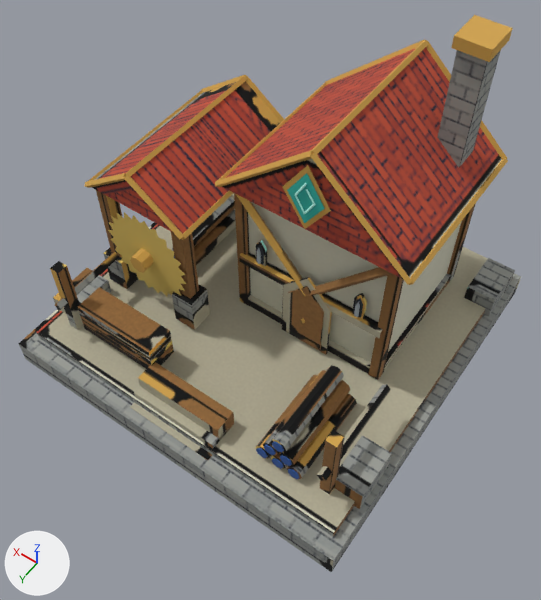
What one commit did to the FBX model client/Assets/Resources/Models/City3D/Sawmill_1.fbx.
Camera for both pictures: a 50 mm lens placed at (-0.716, 1.041, 1.732), pointed at (-0.076, 0.145, 0.323). Lighting does not change. The marker at lower left points along +X, +Y and +Z. The first picture is the older version. Where no turn or scale is listed for an object, it has been applied to the vertices. Vertices at exactly the same position are counted once.

In view in the first picture: 'Sawmill_1'.
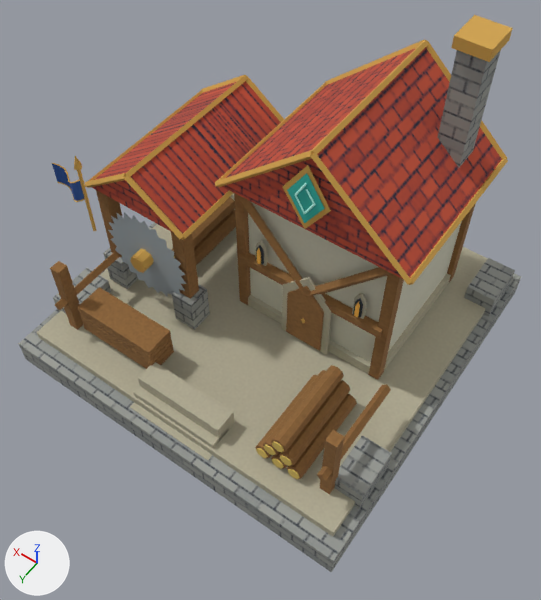
Edits to the bpy script that builds the scene:
```text
Change me_sawmill_1_mesh:
    used by ob_sawmill_1; location = (0.0, 0.0, 0.0)
    verts and faces of me_sawmill_1_mesh; kept vertices keep their numbers, new ones are numbered from 905
    remove me_sawmill_1_mesh.from_pydata(...)  # 905 vertices, 1412 faces; spans x -0.5..0.5, y -0.5..0.5, z 0.0..0.9
    add me_sawmill_1_mesh.from_pydata(...)  # 922 vertices, 1438 faces; spans x -0.5..0.5, y -0.5..0.5, z 0.0..0.9
    me_sawmill_1_mesh part 1: a new loose piece, a 6-sided cylinder along z spanning x 0.3661..0.3739, y 0.2555..0.2645, z 0.3892..0.5946, in mat_sawmill_1_matte (picture img_sawmill_1_albedo_png)
    me_sawmill_1_mesh part 2
    add verts[905] = (0.37, 0.272, 0.594)  # pixel (74, 170)
    add verts[906] = (0.382, 0.26, 0.594)  # pixel (74, 165)
    add verts[907] = (0.37, 0.248, 0.594)  # pixel (81, 164)
    add verts[908] = (0.358, 0.26, 0.594)  # pixel (81, 169)
    add verts[909] = (0.37, 0.26, 0.628)  # pixel (74, 155)
    add faces += [(905, 909, 906), (906, 909, 907), (905, 906, 908), (907, 909, 908), (905, 908, 909), (906, 907, 908)]
    me_sawmill_1_mesh part 3: 1170 kept faces spanning x -0.5..0.5, y -0.5..0.5, z 0.0..0.881 get new texture (UV) coordinates
Add me_sawmill_1_mesh_001:
    me_sawmill_1_mesh_001.from_pydata(...)  # 164 vertices, 260 faces; spans x 0.369..0.466, y 0.2454..0.2746, z 0.476..0.5584
    me_sawmill_1_mesh_001.materials.append(mat_sawmill_1_matte)  # picture img_sawmill_1_albedo_png
Add ob_flagcloth_00:
    ob_flagcloth_00 = bpy.data.objects.new('FlagCloth_00', me_sawmill_1_mesh_001)
    ob_flagcloth_00.location = (0.0, 0.0, 0.0)
```

Location of each change, [x1, y1, x2, y2] in pixels of the pictures (541 x 600 px):
'FlagCloth_00', added (blue): after [51, 163, 85, 202]
part 1 of me_sawmill_1_mesh, added: after [77, 169, 97, 231]
part 2 of me_sawmill_1_mesh, added: after [74, 156, 82, 170]
part 3 of me_sawmill_1_mesh, surface changed: [19, 47, 520, 572] in both
